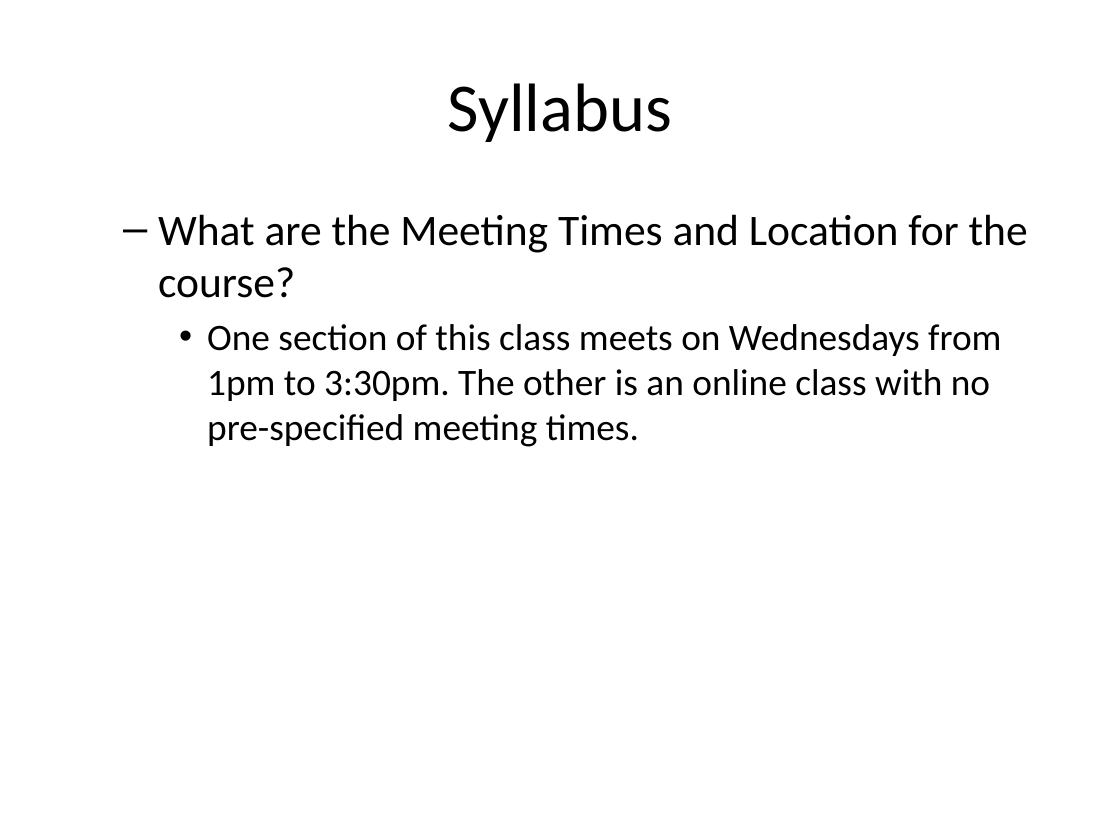
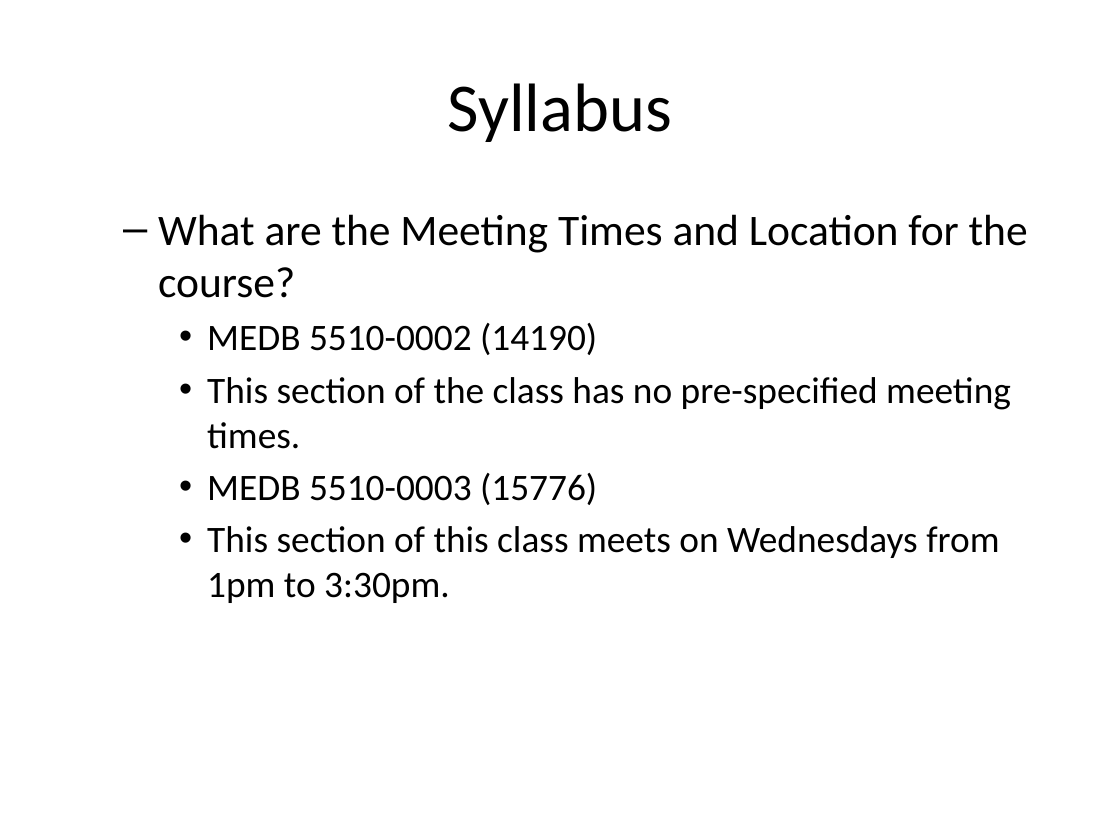
Before and after one commit to pmean/classes, a slide deck: slide 11 of clinical-research-methodology/src/video00-overview.pptx. Drawn at 1120x840 pixels with LibreOffice and Linux fonts; fonts in the diff are those of the drawing. Boxes give left, top, right and bottom in pixels: in the first picture for what was removed or moved away, otherwise in the second. Text is boxed around its words. In the diff, an @@ line names an element or a change of style, - is before the commit and + after.

```diff
--- a/clinical-research-methodology/src/video00-overview.pptx
+++ b/clinical-research-methodology/src/video00-overview.pptx
@@ text at box(207, 323, 1011, 603): text changed @@
-    • One section of this class meets on Wednesdays from 1pm to 3:30pm. The other is an online class with no pre-specified meeting times.
+    • MEDB 5510-0002 (14190)
+    • This section of the class has no pre-specified meeting times.
+    • MEDB 5510-0003 (15776)
+    • This section of this class meets on Wednesdays from 1pm to 3:30pm.
```
Also in this commit, not shown: 8 other slides changed, 22 slides added, 1 slide removed, 2 other files.
